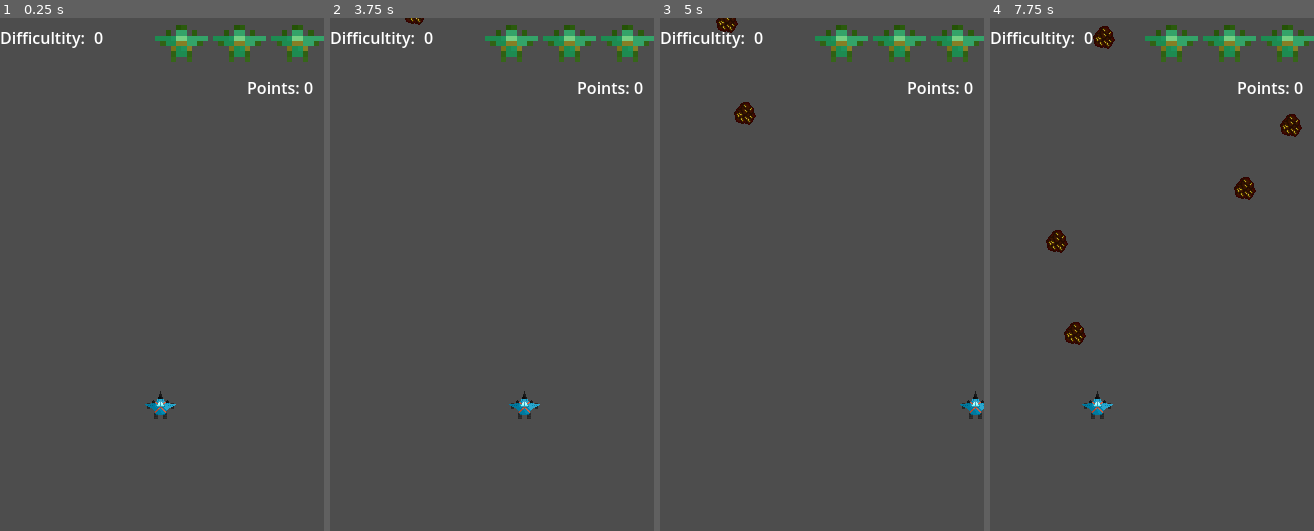
Above: before the commit, frames 1-4 (left to right).
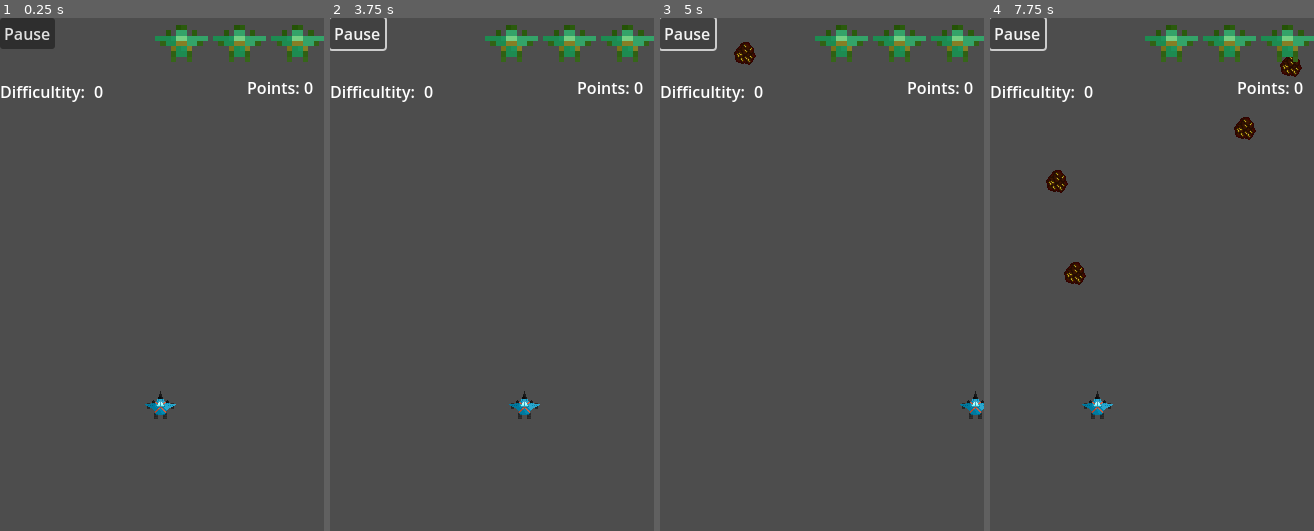
Above: after the commit, the same moments.

Repository: SaternDev/Saturn-Star-Fight-2
Game: Godot game, scene res://Scenes/MainLevel.tscn
Two runs of this game, one before a commit and one after it. Both use one fixed random seed, a clock stepped at 60 frames per second and the inputs below.
Inputs (mouse positions are in pixels of both pictures, inside the frame that each line leads up to):
- Up to frame 1 (0.25 s): no input
- Up to frame 2 (3.75 s): click (355, 33) at 0.5 s, where only the run after the commit has a clickable "Pause"; click (365, 33) at 1.25 s, where only the run after the commit has a clickable "Resume"; hold D (Derecha) 2.03-2.78 s; hold A (Izquierda) 2.78-3.53 s; hold D (Derecha) from 3.53 s (still down)
- Up to frame 3 (5 s): keep holding D (Derecha)
- Up to frame 4 (7.75 s): release D (Derecha) at 5.03 s; hold A (Izquierda) 5.03-7.28 s; hold D (Derecha) from 7.28 s (still down)

The runs differ from the first frame. In frame 1, 1.5% of the frame differs, in the area x 0-32%, y 0-17%; in frame 2, 0.9%; in frame 3, 1.5%; in frame 4, 2.8%, in the area x 0-97%, y 0-64%.

Commit message:
Added: Pause Game System

Diff:
--- a/Scenes/MainLevel.tscn
+++ b/Scenes/MainLevel.tscn
@@ -12,7 +12,7 @@
 
 [node name="Node2D" type="Node2D"]
 
-[node name="GameController" type="Node2D" parent="."]
+[node name="GameController" type="Node2D" parent="." groups=["Persist"]]
 script = ExtResource("4_o15vh")
 
 [node name="DificultyIncreaser" type="Timer" parent="GameController"]
--- a/Scripts/game_ui.gd
+++ b/Scripts/game_ui.gd
@@ -8,7 +8,6 @@
 const HEAL_BAR_SHIP_2 = preload("uid://dtd73qqtvw77m")
 const HEAL_BAR_SHIP_3 = preload("uid://dh328kf4nfkg1")
 const HEAL_BAR_SHIP_4 = preload("uid://qvpcil8hm5cl")
-
 
 func _on_game_controller_pointschanged(score) -> void:
 	points_label.text = str("Points: ", score)
@@ -24,3 +23,15 @@
 		health_img.texture = HEAL_BAR_SHIP_3
 	else:
 		health_img.texture = HEAL_BAR_SHIP_4
+
+#Pause Button Pressed to pause the game
+func _on_pause_button_down() -> void:
+	if get_tree().paused == false:
+		$GameUI/Pause.text = "Resume"
+		$GameUI/PausedMenu.visible = true
+		get_tree().paused = true
+
+	elif get_tree().paused == true:
+		$GameUI/Pause.text = "Pause"
+		$GameUI/PausedMenu.visible = false
+		get_tree().paused = false
--- a/UI/game_ui.tscn
+++ b/UI/game_ui.tscn
@@ -1,8 +1,11 @@
-[gd_scene load_steps=2 format=3 uid="uid://du8jrp4avdx0o"]
+[gd_scene load_steps=3 format=3 uid="uid://du8jrp4avdx0o"]
 
+[ext_resource type="Script" uid="uid://bxxj8sryr4vu0" path="res://Scripts/game_ui.gd" id="1_kfjql"]
 [ext_resource type="Texture2D" uid="uid://csllpi5sn6o2x" path="res://Sprites/HealthBar/HealBarShip.png" id="1_mp46i"]
 
 [node name="game_ui" type="CanvasLayer"]
+process_mode = 3
+script = ExtResource("1_kfjql")
 
 [node name="GameUI" type="Control" parent="."]
 layout_mode = 3
@@ -30,8 +33,9 @@
 
 [node name="Difficultity" type="HBoxContainer" parent="GameUI"]
 layout_mode = 0
-offset_right = 40.0
-offset_bottom = 40.0
+offset_top = 54.0
+offset_right = 104.0
+offset_bottom = 94.0
 
 [node name="DifficultityTxt" type="Label" parent="GameUI/Difficultity"]
 layout_mode = 2
@@ -51,3 +55,33 @@
 [node name="PointsLabel" type="Label" parent="GameUI/Points"]
 layout_mode = 2
 text = "Points: 0"
+
+[node name="Pause" type="Button" parent="GameUI"]
+process_mode = 3
+layout_mode = 0
+offset_right = 8.0
+offset_bottom = 8.0
+text = "Pause"
+
+[node name="PausedMenu" type="VBoxContainer" parent="GameUI"]
+visible = false
+layout_mode = 1
+anchors_preset = 8
+anchor_left = 0.5
+anchor_top = 0.5
+anchor_right = 0.5
+anchor_bottom = 0.5
+offset_left = -20.0
+offset_top = -20.0
+offset_right = 20.0
+offset_bottom = 20.0
+grow_horizontal = 2
+grow_vertical = 2
+
+[node name="PausedLbl" type="Label" parent="GameUI/PausedMenu"]
+layout_mode = 2
+theme_override_colors/font_color = Color(0.99999994, 0.1943762, 0.14415282, 1)
+theme_override_font_sizes/font_size = 32
+text = "Game Paused"
+
+[connection signal="button_down" from="GameUI/Pause" to="." method="_on_pause_button_down"]
--- a/project.godot
+++ b/project.godot
@@ -29,6 +29,12 @@
 
 [input]
 
+ui_accept={
+"deadzone": 0.5,
+"events": [Object(InputEventKey,"resource_local_to_scene":false,"resource_name":"","device":0,"window_id":0,"alt_pressed":false,"shift_pressed":false,"ctrl_pressed":false,"meta_pressed":false,"pressed":false,"keycode":4194309,"physical_keycode":0,"key_label":0,"unicode":0,"location":0,"echo":false,"script":null)
+, Object(InputEventKey,"resource_local_to_scene":false,"resource_name":"","device":0,"window_id":0,"alt_pressed":false,"shift_pressed":false,"ctrl_pressed":false,"meta_pressed":false,"pressed":false,"keycode":4194310,"physical_keycode":0,"key_label":0,"unicode":0,"location":0,"echo":false,"script":null)
+]
+}
 Izquierda={
 "deadzone": 0.2,
 "events": [Object(InputEventKey,"resource_local_to_scene":false,"resource_name":"","device":-1,"window_id":0,"alt_press …(191 unchanged characters)…
